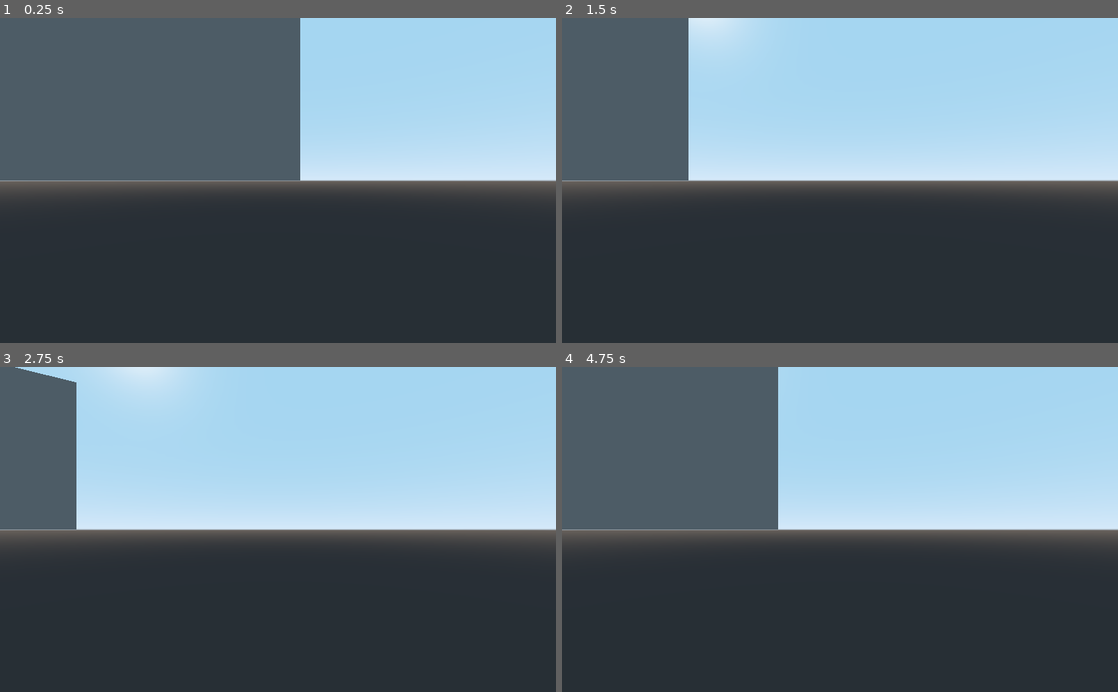
Above: before the commit, frames 1-4 (two rows, left to right).
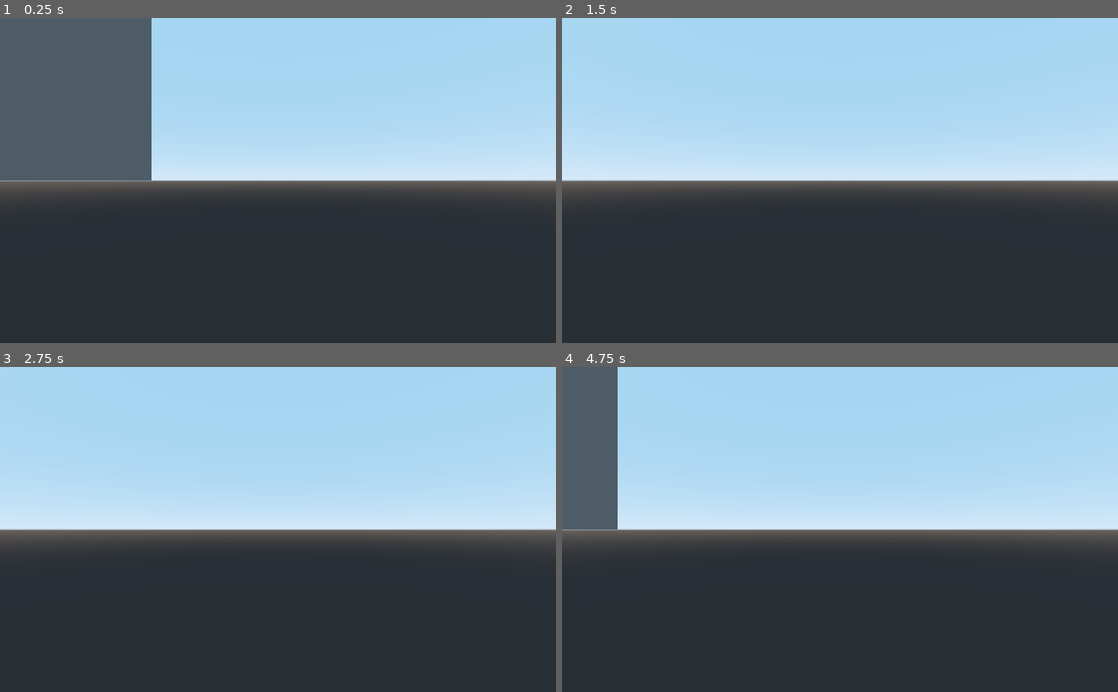
Above: after the commit, the same moments.

Repository: Gedas-S/what-minotaur
Game: Godot game, scene res://Maze.tscn
The game is run twice, just before and just after one commit, with the same random seed, the same clock (stepped at 60 frames per second) and the same inputs.
Inputs:
- Up to frame 1 (0.25 s): no input
- Up to frame 2 (1.5 s): tap Enter at 0.5 s; hold D 0.53-1.28 s; hold S from 1.28 s (still down)
- Up to frame 3 (2.75 s): release S at 2.03 s; hold D from 2.03 s (still down)
- Up to frame 4 (4.75 s): release D at 2.78 s; hold W 2.78-3.53 s; tap Space at 3.5 s; hold A from 3.53 s (still down)

The runs differ from the first frame. In frame 1, 13% of the frame differs, in the area x 27-54%, y 0-50%; in frame 2, 12%; in frame 3, 7.5%; in frame 4, 14%, in the area x 10-39%, y 0-50%.

Commit message:
actually fix movement

Diff:
--- a/Maze.tscn
+++ b/Maze.tscn
@@ -10,5 +10,5 @@
 script = ExtResource( 1 )
 
 [node name="Player" type="Camera" parent="."]
-transform = Transform( 0.85264, 0, -0.5225, 0, 1, 0, 0.5225, 0, 0.85264, 0, 0, 1.34503 )
+transform = Transform( 0.413688, 0, -0.910419, 0, 1, 0, 0.910419, 0, 0.413688, 0, 0, 1.34503 )
 script = ExtResource( 2 )
--- a/Player.gd
+++ b/Player.gd
@@ -8,12 +8,6 @@
 
 func _process(delta):
 	var orientation = Quat(Vector3(0,1,0), self.rotation.project(Vector3(0,1,0)).angle_to(Vector3(0,1,0)))
-	print(rotation)
-	print(self.rotation.project(Vector3(0,1,0)))
-	print(self.rotation.project(Vector3(0,1,0)).angle_to(Vector3(1,0,0)))
-	print(Vector3(2,0,1).angle_to(Vector3(1,0,0)))
-	print(orientation)
-	print(orientation.xform(velocity.normalized()))
 	self.translate(orientation.xform(velocity.normalized())*speed*delta)
 
 func _unhandled_input(event):
